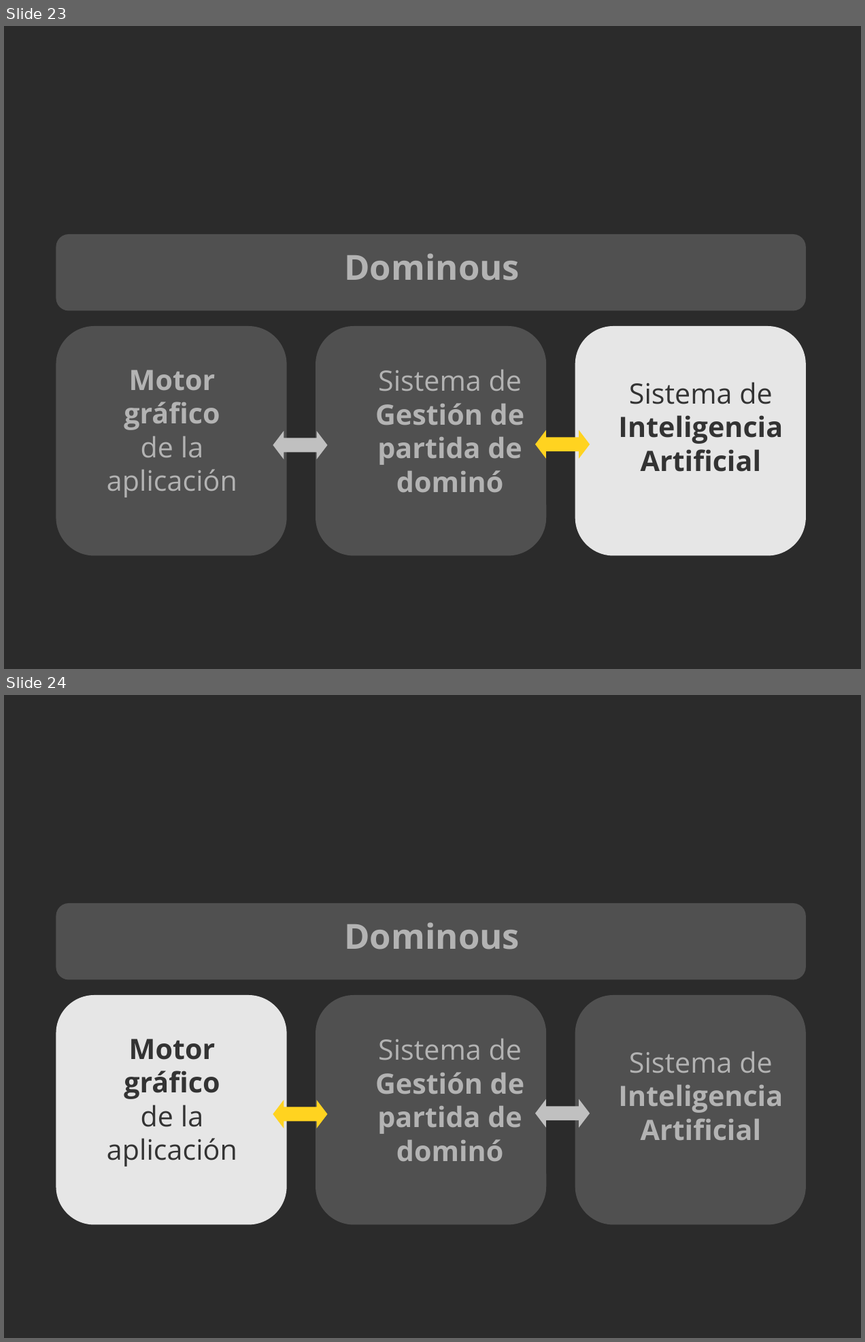
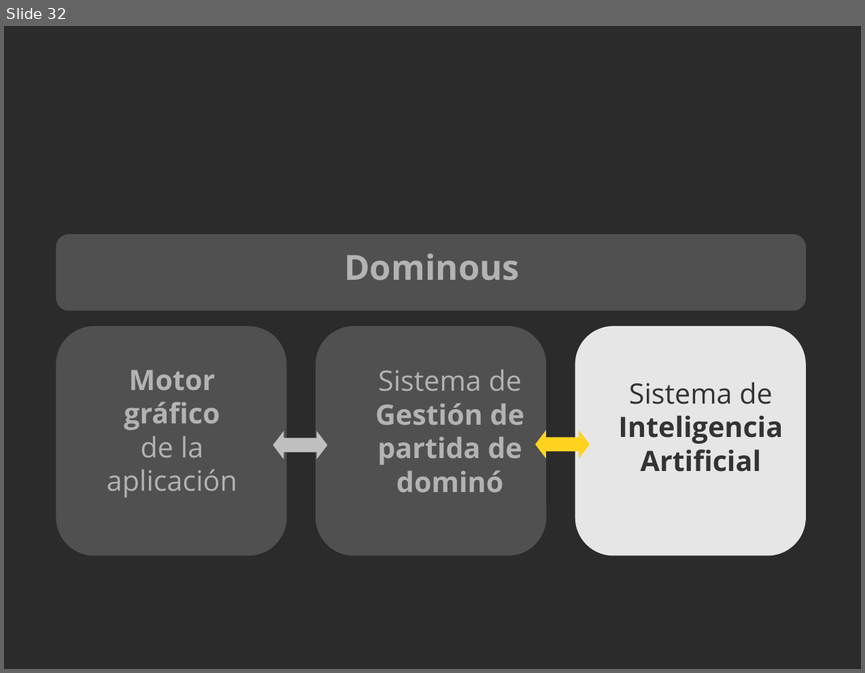
Before and after one commit to 3oheme/dominous, a slide deck: docs/presentacion/presentacion.odp. Shown one above the other, each under a label of ours: slides 23 and 24 before the commit, slide 32 after it. The pictures are 865x1342 and 865x673 pixels, drawn with LibreOffice and Linux fonts; fonts in the diff are those of the drawing; background and template pictures are left out; a plain dark background stands for a picture behind light text. Boxes give left, top, right and bottom in pixels: in the first picture for what was removed or moved away, otherwise in the second. Text is boxed around its words. In the diff, an @@ line names an element or a change of style, - is before the commit and + after.

```diff
--- a/docs/presentacion/presentacion.odp
+++ b/docs/presentacion/presentacion.odp
@@ slide 24 removed at box(4, 695, 861, 1338), background picture (left out) @@
@@ rounded rectangle removed at box(56, 903, 806, 979) @@
@@ text removed at box(344, 922, 519, 949) @@
-Dominous
@@ rounded rectangle removed at box(56, 995, 287, 1225) @@
@@ rounded rectangle removed at box(315, 995, 547, 1225) @@
@@ rounded rectangle removed at box(575, 995, 806, 1225) @@
@@ text removed at box(107, 1038, 237, 1166) @@
-Motor gráfico
-de la aplicación
@@ text removed at box(375, 1038, 525, 1161) @@
-Sistema de Gestión de partida de dominó
@@ text removed at box(618, 1051, 783, 1140) @@
-Sistema de Inteligencia Artificial
@@ left right arrow removed at box(273, 1100, 328, 1129) @@
@@ left right arrow removed at box(535, 1100, 589, 1128) @@
@@ what was slide 23 is now slide 32 @@
```
Also in this commit, not shown: 9 slides changed, 4 slides added, 7 other slides removed, 2 other files.
